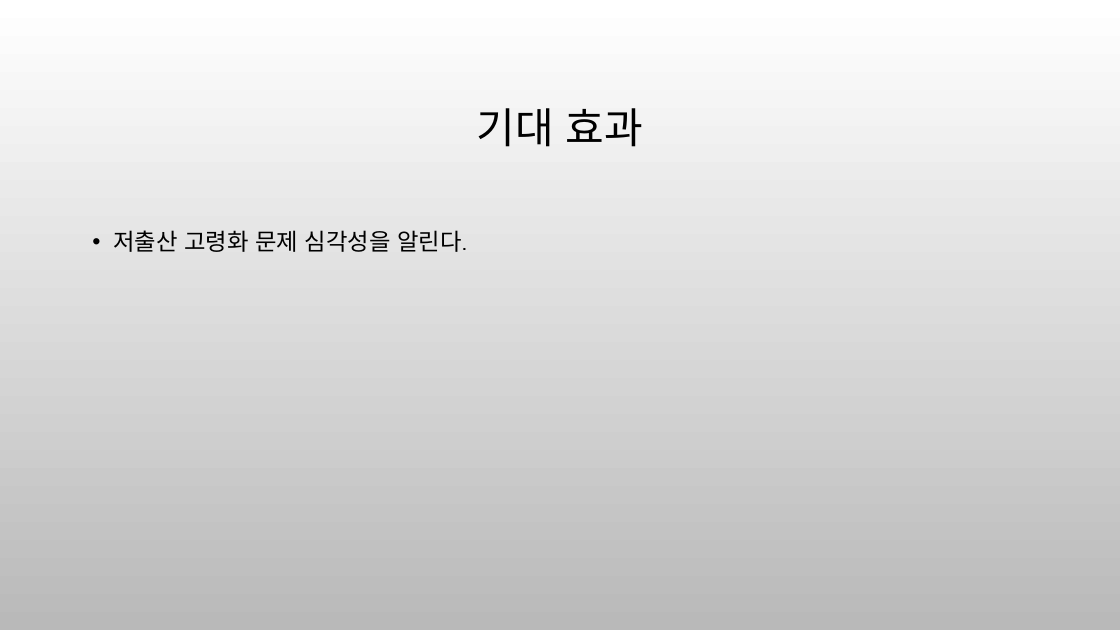
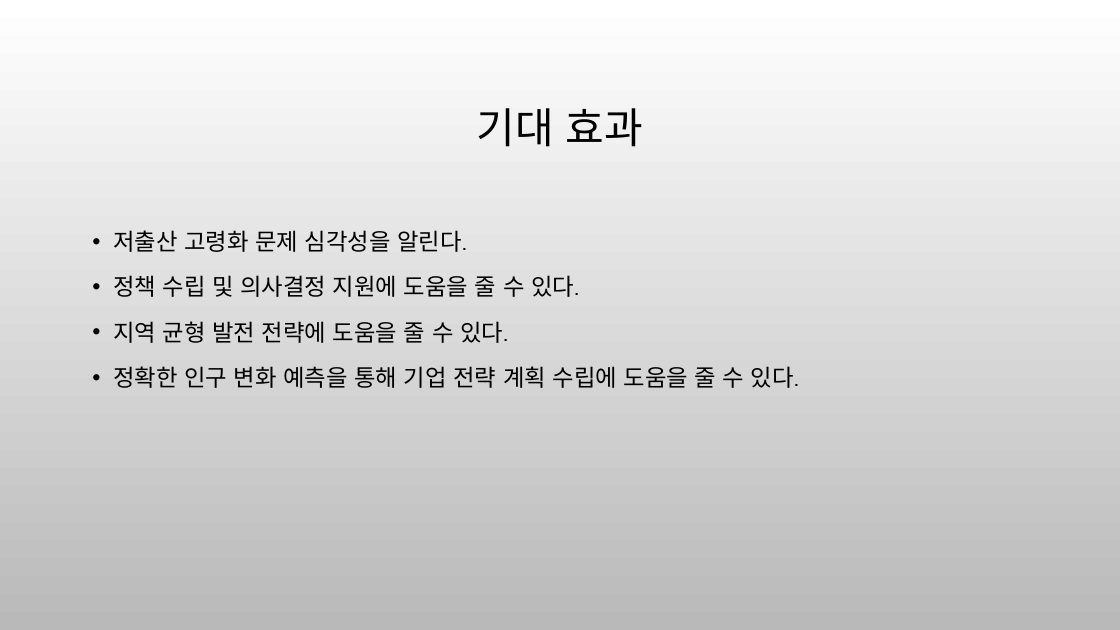
Before and after one commit to CHAESOOBYUNG/ml_project_analysis, a slide deck: slide 6 of 프로젝트 문서/기획서.pptx. Drawn at 1120x630 pixels with LibreOffice and Linux fonts; fonts in the diff are those of the drawing; background and template pictures are left out. Boxes give left, top, right and bottom in pixels: in the first picture for what was removed or moved away, otherwise in the second. Text is boxed around its words. In the diff, an @@ line names an element or a change of style, - is before the commit and + after.

```diff
--- a/프로젝트 문서/기획서.pptx
+++ b/프로젝트 문서/기획서.pptx
@@ text at (x1=113, y1=275, x2=799, y2=388): paragraphs added @@
+• 정책 수립 및 의사결정 지원에 도움을 줄 수 있다.
+• 지역 균형 발전 전략에 도움을 줄 수 있다.
+• 정확한 인구 변화 예측을 통해 기업 전략 계획 수립에 도움을 줄 수 있다.
```
Also in this commit, not shown: 2 other slides changed, 8 other files.
